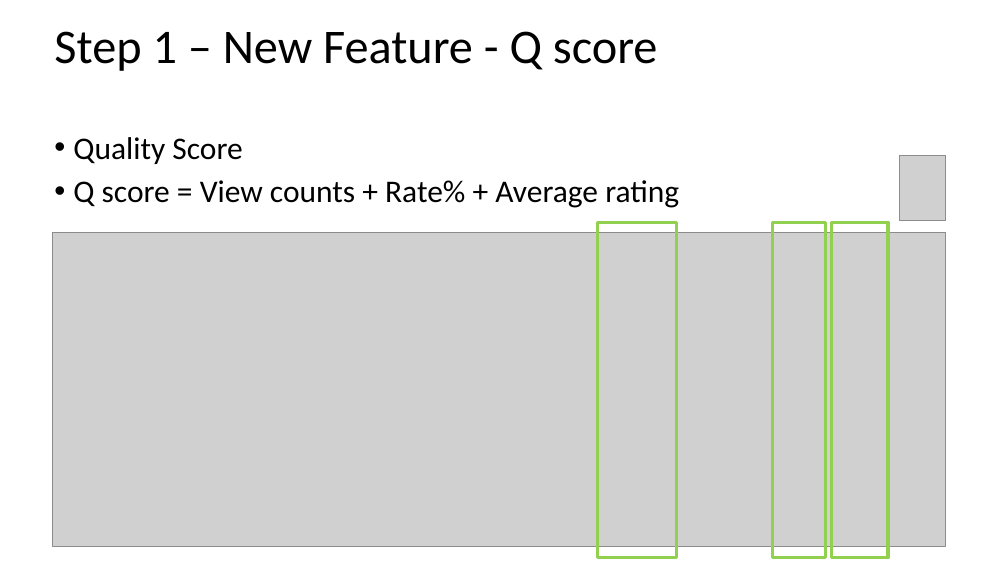
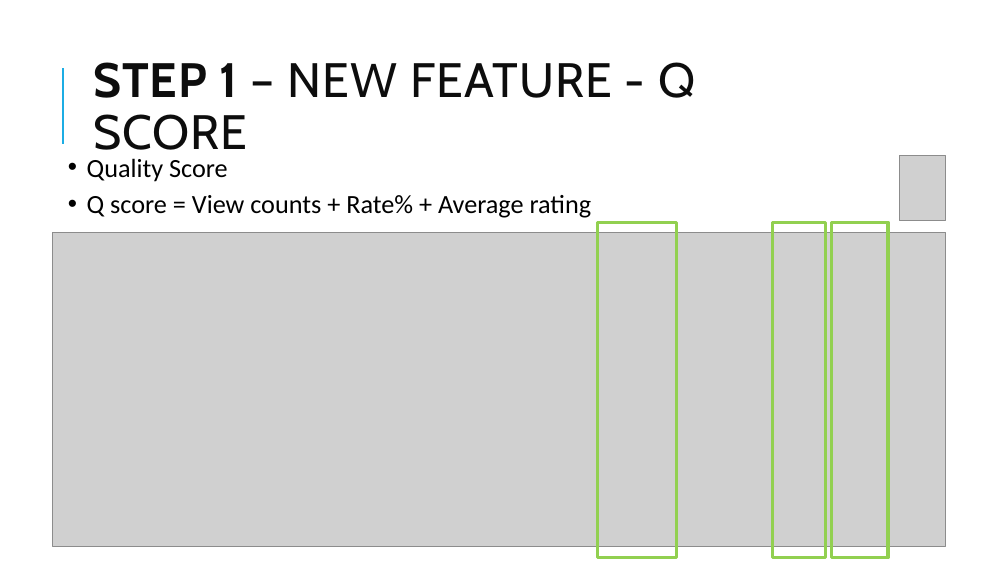
Before and after one commit to 96ian/py, a slide deck: slide 10 of gp/anime_recom.pptx. Drawn at 1008x567 pixels with LibreOffice and Linux fonts; fonts in the diff are those of the drawing; grey boxes stand for pictures. Boxes give left, top, right and bottom in pixels: in the first picture for what was removed or moved away, otherwise in the second. Text is boxed around its words. In the diff, an @@ line names an element or a change of style, - is before the commit and + after.

```diff
--- a/gp/anime_recom.pptx
+++ b/gp/anime_recom.pptx
@@ line added from (63, 144) to (63, 68), #1CADE4 1.5 pt @@
@@ title at bbox=[93, 62, 695, 161]: text changed; font Calibri to Cabin; text colour #000000 to #0D0D0D @@
-Step 1 – New Feature - Q score
+STEP 1 – NEW FEATURE - Q SCORE
@@ text "Quality Score": place and size @@
-text "Quality Score" at bbox=[73, 137, 679, 208]
+text "Quality Score" at bbox=[87, 158, 592, 218]
@@ text "Quality Score" at bbox=[87, 158, 592, 218]: size 30 to 25 pt @@
```
Also in this commit, not shown: 16 other slides changed, 7 slides added.
